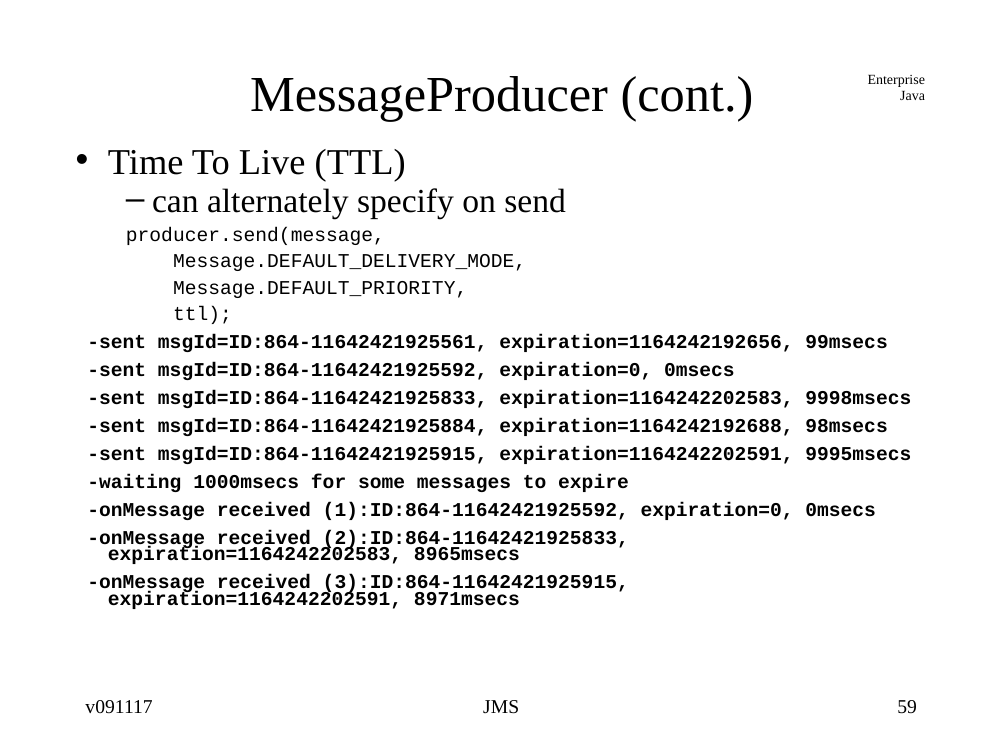
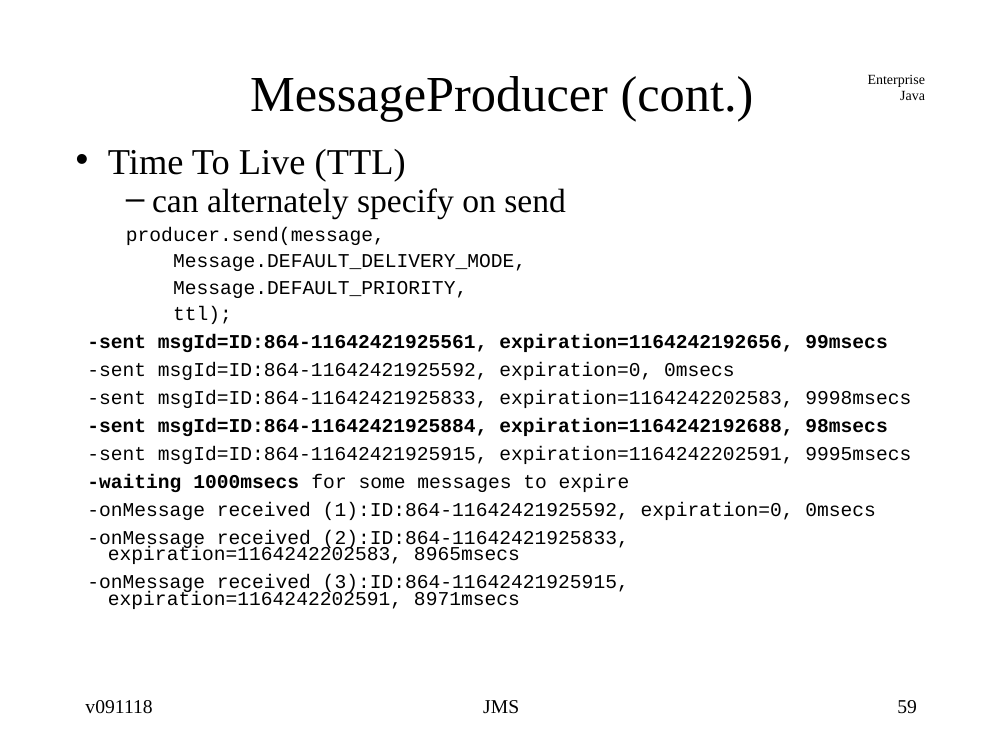
Before and after one commit to jcstaff/ejava-javaee, a slide deck: slide 59 of jmsCore/src/site/resources/lectures/jmsCore.ppt. Drawn at 1008x756 pixels with LibreOffice and Linux fonts; fonts in the diff are those of the drawing. Boxes give left, top, right and bottom in pixels: in the first picture for what was removed or moved away, otherwise in the second. Text is boxed around its words. In the diff, an @@ line names an element or a change of style, - is before the commit and + after.

```diff
--- a/jmsCore/src/site/resources/lectures/jmsCore.ppt
+++ b/jmsCore/src/site/resources/lectures/jmsCore.ppt
@@ text at bbox=[87, 362, 911, 609]: bold off in "-sent msgId=ID:864-11642421925592, expiration=0, 0msecs", "-sent msgId=ID:864-11642421925833, expiration=1164242202583, ...", "-sent msgId=ID:864-11642421925915, expiration=1164242202591, ...", "for some messages to expire" and 3 more places @@
@@ text at bbox=[85, 700, 152, 714]: text changed @@
-v091117
+v091118
```
Also in this commit, not shown: 90 other slides changed, 2 other files.
